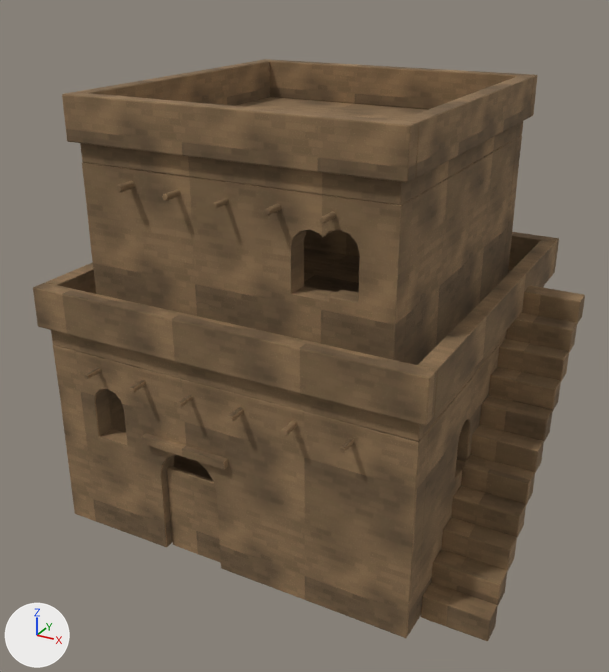
One commit to the glTF model assets/models/bh21.glb: the scene before it, then after it.
Both versions are drawn from a camera (50 mm lens) standing at (8.02, -15.14, 11.13) and looking at (0.31, -1.13, 4.13). Lighting does not change. The marker at lower left points along +X, +Y and +Z. The picture after the commit comes second. Vertices at exactly the same position are counted once.

The first picture shows 'house'.
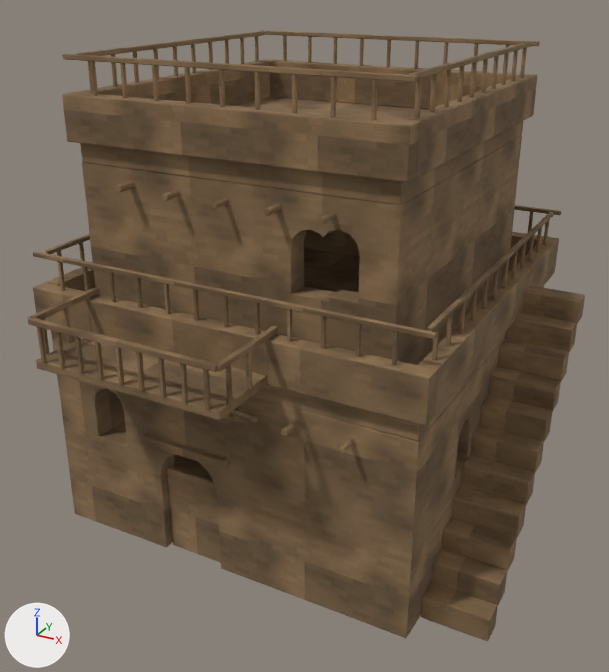
Pixel boxes [x1, y1, x2, y2] of what changed, in the pictures (609 x 672 px):
'house', reshaped
    before: [33, 59, 585, 641]
    after: [28, 30, 585, 641]
part 1 of me_cube, added
    after: [57, 261, 65, 290]
part 2 of me_cube, added (mostly hidden)
    after: [83, 267, 90, 291]
part 3 of me_cube, added
    after: [109, 272, 116, 302]
part 4 of me_cube, added
    after: [136, 278, 143, 308]
part 5 of me_cube, added
    after: [164, 284, 171, 314]
part 6 of me_cube, added
    after: [193, 290, 199, 321]
part 7 of me_cube, added
    after: [223, 296, 229, 327]
part 8 of me_cube, added
    after: [254, 302, 260, 334]
part 9 of me_cube, added
    after: [287, 309, 292, 342]
part 10 of me_cube, added
    after: [321, 316, 326, 349]
part 11 of me_cube, added
    after: [392, 331, 399, 365]
part 12 of me_cube, added (mostly hidden)
    after: [528, 212, 533, 232]
part 13 of me_cube, added
    after: [79, 242, 85, 270]
part 14 of me_cube, added (brown)
    after: [28, 205, 561, 423]
part 15 of me_cube, added (brown)
    after: [62, 30, 540, 120]
part 16 of me_cube, surface changed
    both: [33, 59, 585, 641]

Diff of the bpy script that builds the scene:
```diff
--- a/assets/models/bh21.glb.py
+++ b/assets/models/bh21.glb.py
@@ me_cube @@
-me_cube.from_pydata(...)  # 4758 vertices, 9323 faces; spans x -4.13..5.26, y -4.31..4.31, z -0.03..9.02
+me_cube.from_pydata(...)  # 7574 vertices, 14495 faces; spans x -4.13..5.26, y -5.59..4.31, z -0.03..9.69
+# me_cube part 1: the loose piece of 24 vertices spanning x 0.73..1.09, y -3.77..-3.7, z 2.1..3.1 is copied, and the copy is scaled about its middle by (0.158, 1, 0.614), then moved by (-4.38, -0.2, 3.09); it spans x -3.51..-3.44, y -3.97..-3.9, z 5.38..6.0
+# me_cube part 2: the loose piece of 24 vertices spanning x 0.73..1.09, y -3.77..-3.7, z 2.1..3.1 is copied, and the copy is scaled about its middle by (0.158, 1, 0.614), then moved by (-3.75, -0.2, 3.09); it spans x -2.87..-2.8, y -3.97..-3.9, z 5.38..6.0
+# me_cube part 3: the loose piece of 24 vertices spanning x 0.73..1.09, y -3.77..-3.7, z 2.1..3.1 is copied, and the copy is scaled about its middle by (0.158, 1, 0.614), then moved by (-3.12, -0.2, 3.09); it spans x -2.24..-2.17, y -3.97..-3.9, z 5.38..6.0
+# me_cube part 4: the loose piece of 24 vertices spanning x 0.73..1.09, y -3.77..-3.7, z 2.1..3.1 is copied, and the copy is scaled about its middle by (0.158, 1, 0.614), then moved by (-2.49, -0.2, 3.09); it spans x -1.61..-1.54, y -3.97..-3.9, z 5.38..6.0
+# me_cube part 5: the loose piece of 24 vertices spanning x 0.73..1.09, y -3.77..-3.7, z 2.1..3.1 is copied, and the copy is scaled about its middle by (0.158, 1, 0.614), then moved by (-1.86, -0.2, 3.09); it spans x -0.98..-0.91, y -3.97..-3.9, z 5.38..6.0
+# me_cube part 6: the loose piece of 24 vertices spanning x 0.73..1.09, y -3.77..-3.7, z 2.1..3.1 is copied, and the copy is scaled about its middle by (0.158, 1, 0.614), then moved by (-1.23, -0.2, 3.09); it spans x -0.35..-0.28, y -3.97..-3.9, z 5.38..6.0
+# me_cube part 7: the loose piece of 24 vertices spanning x 0.73..1.09, y -3.77..-3.7, z 2.1..3.1 is copied, and the copy is scaled about its middle by (0.158, 1, 0.614), then moved by (-0.6, -0.2, 3.09); it spans x 0.28..0.35, y -3.97..-3.9, z 5.38..6.0
+# me_cube part 8: the loose piece of 24 vertices spanning x 0.73..1.09, y -3.77..-3.7, z 2.1..3.1 is copied, and the copy is scaled about its middle by (0.158, 1, 0.614), then moved by (0.03, -0.2, 3.09); it spans x 0.91..0.98, y -3.97..-3.9, z 5.38..6.0
+# me_cube part 9: the loose piece of 24 vertices spanning x 0.73..1.09, y -3.77..-3.7, z 2.1..3.1 is copied, and the copy is scaled about its middle by (0.158, 1, 0.614), then moved by (0.66, -0.2, 3.09); it spans x 1.54..1.61, y -3.97..-3.9, z 5.38..6.0
+# me_cube part 10: the loose piece of 24 vertices spanning x 0.73..1.09, y -3.77..-3.7, z 2.1..3.1 is copied, and the copy is scaled about its middle by (0.158, 1, 0.614), then moved by (1.3, -0.2, 3.09); it spans x 2.17..2.24, y -3.97..-3.9, z 5.38..6.0
+# me_cube part 11: the loose piece of 24 vertices spanning x 0.73..1.09, y -3.77..-3.7, z 2.1..3.1 is copied, and the copy is scaled about its middle by (0.158, 1, 0.614), then moved by (2.56, -0.2, 3.09); it spans x 3.44..3.51, y -3.97..-3.9, z 5.38..6.0
+# me_cube part 12: the loose piece of 24 vertices spanning x 0.73..1.09, y -3.77..-3.7, z 2.1..3.1 is copied, and the copy is scaled about its middle by (0.158, 1, 0.614), then moved by (2.56, 7.68, 3.09); it spans x 3.44..3.51, y 3.9..3.97, z 5.38..6.0
+# me_cube part 13: the loose piece of 24 vertices spanning x -1.39..-0.12, y -3.78..-3.68, z 0.0..1.9 is copied, and the copy is scaled about its middle by (0.0431, 0.649, 0.321), then moved by (-3.2, 0.91, 4.74); it spans x -3.99..-3.92, y -2.86..-2.79, z 5.38..6.0
+# me_cube part 14: 1088 vertices added at x -4.13..4.13, y -5.59..3.98, z 3.75..6.05
+# me_cube part 15: 1008 vertices added at x -3.35..3.38, y -3.41..3.41, z 9.01..9.69
+# me_cube part 16: 9314 kept faces spanning x -4.13..5.26, y -4.31..4.31, z -0.03..9.02 get new texture (UV) coordinates
+# other edits to the shape of me_cube do not show in these pictures
 me_cube.materials.append(mat_adobe)
```
